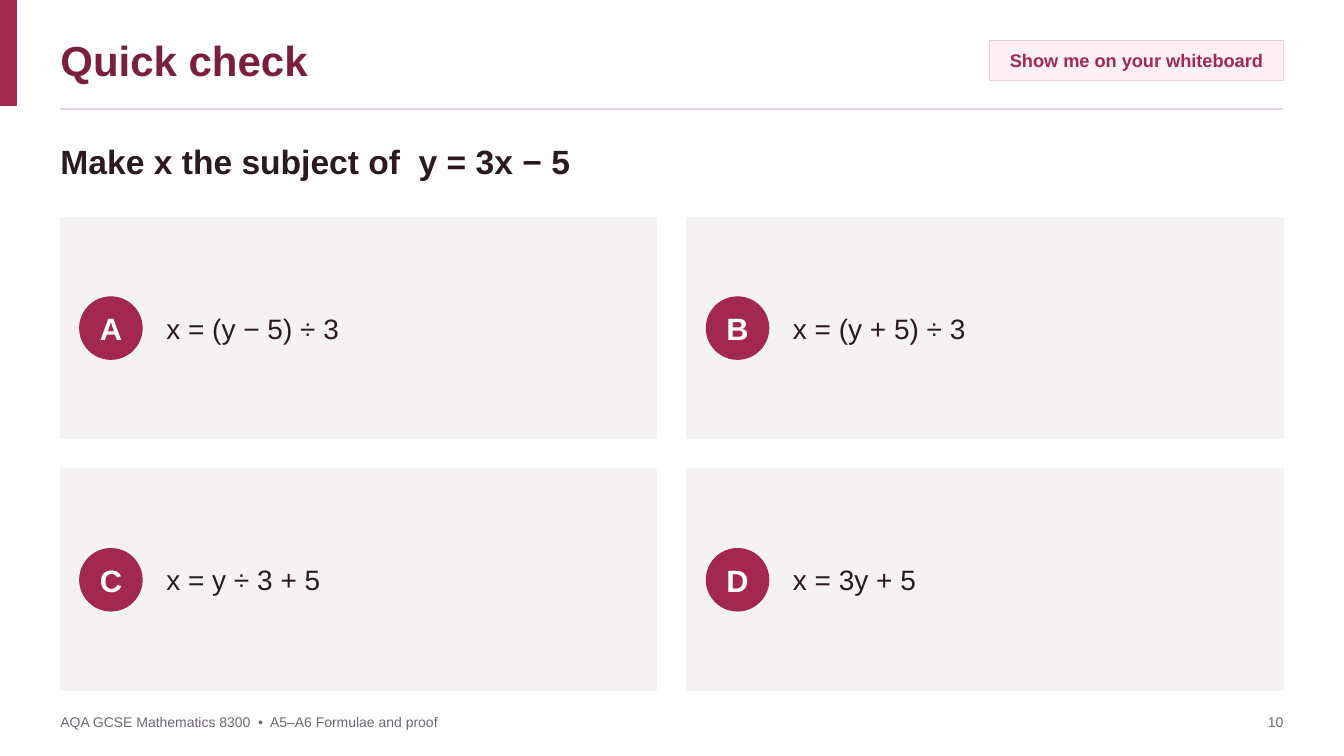
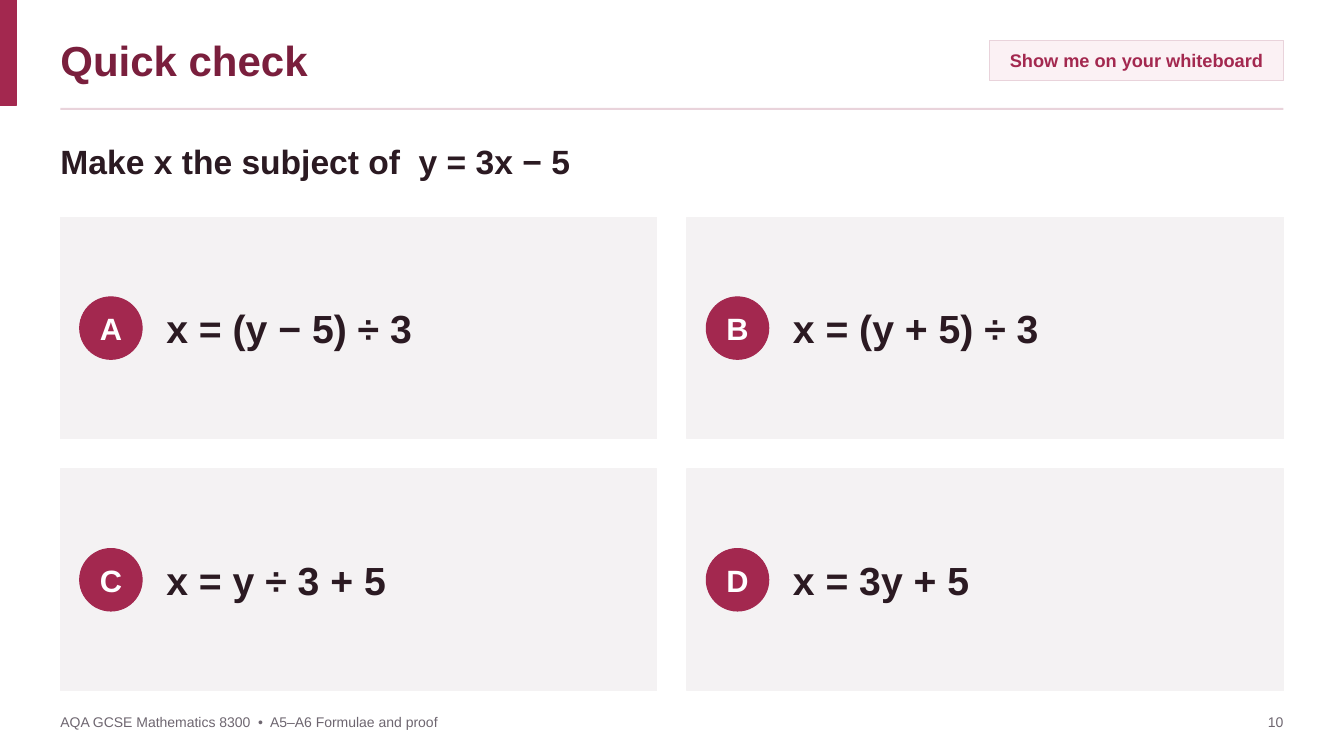
Before and after one commit to pstephenphilip-ship-it/Piri-MBBS, a slide deck: slide 10 of gcse-slides/aqa-maths/AQA_8300_A5-A6_FormulaeAndProof.pptx. Drawn at 1344x756 pixels with LibreOffice and Linux fonts; fonts in the diff are those of the drawing. Boxes give left, top, right and bottom in pixels: in the first picture for what was removed or moved away, otherwise in the second. Text is boxed around its words. In the diff, an @@ line names an element or a change of style, - is before the commit and + after.

```diff
--- a/gcse-slides/aqa-maths/AQA_8300_A5-A6_FormulaeAndProof.pptx
+++ b/gcse-slides/aqa-maths/AQA_8300_A5-A6_FormulaeAndProof.pptx
@@ size 20 to 28 pt, bold on in 4 elements at [166, 314, 412, 351], [793, 314, 1039, 351], [166, 567, 386, 603], [793, 567, 969, 603] @@
```
Also in this commit, not shown: 1 other slide changed, 8 other files.
